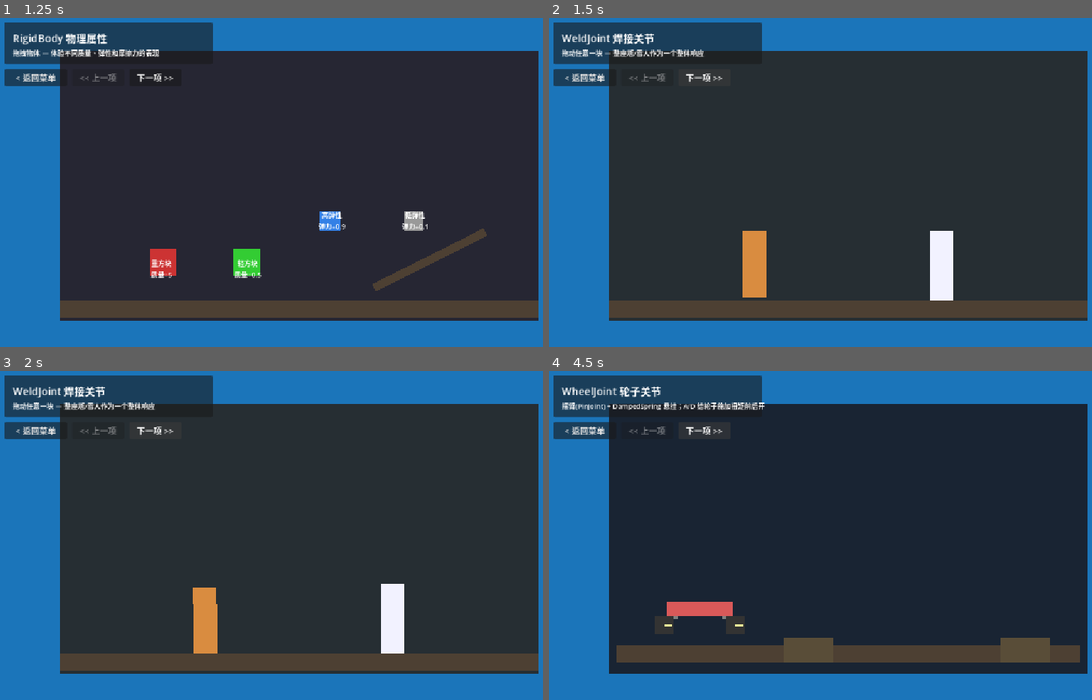
Above: before the commit, frames 1-4 (two rows, left to right).
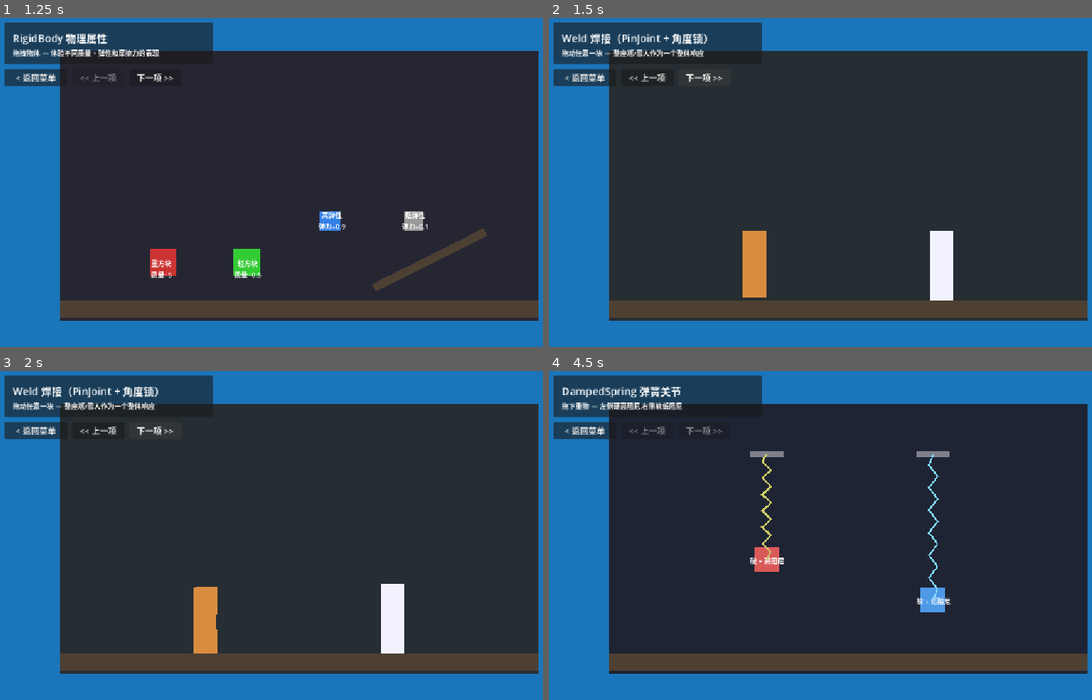
Above: after the commit, the same moments.

Repository: xuxiao305/Godot001
Game: Godot game, scene res://Scenes/Demos/demo_menu.tscn
Same seed, same stepped clock (60 frames per second), same inputs: the game is played once before the commit and once after it.
Inputs (mouse positions are in pixels of both pictures, inside the frame that each line leads up to):
- Up to frame 1 (1.25 s): click "2 - RigidBody 物理属性" at 0.5 s
- Up to frame 2 (1.5 s): click "下一项 >>" at 1.25 s
- Up to frame 3 (2 s): no input
- Up to frame 4 (4.5 s): click "下一项 >>" at 2 s; click (706, 430) at 2.75 s, where only the run before the commit has a clickable "下一项 >>"; click (706, 430) at 3.5 s, where only the run before the commit has a clickable "下一项 >>"; click (706, 430) at 4.25 s, where only the run before the commit has a clickable "下一项 >>"

Frame 1 is identical in both runs. In frame 2, 0.5% of the frame differs, in the area x 6-30%, y 4-20%; in frame 3, 0.6%; in frame 4, 7.8%, in the area x 2-100%, y 4-92%.

Commit message:
refactor(demos): switch next/prev scene wiring from PackedScene to @export_file path
Avoid cyclical ext_resource chains by exporting next_scene/prev_scene as
String paths (loaded via change_scene_to_file) instead of PackedScene refs.
Also folds in the Phase 2 WeldJoint2D -> PinJoint2D+angular_limit substitution
(godot-box2d does not register WeldJoint2D) and updates demo_rope_joint/
demo_weld_joint header comments to document the substitutions.

Diff:
--- a/Scenes/Demos/demo_rigid_body.tscn
+++ b/Scenes/Demos/demo_rigid_body.tscn
@@ -1,7 +1,6 @@
 [gd_scene format=3 uid="uid://dk37knufh3qra"]
 
 [ext_resource type="Script" uid="uid://qauu24hnkuwq" path="res://Scripts/Demos/demo_rigid_body.gd" id="1"]
-[ext_resource type="PackedScene" uid="uid://btslyfhq2x4kp" path="res://Scenes/Demos/demo_weld_joint.tscn" id="2"]
 
 [sub_resource type="RectangleShape2D" id="GroundShape"]
 size = Vector2(1152, 40)
@@ -29,7 +28,7 @@
 title = "RigidBody 物理属性"
 description = "拖拽物体 — 体验不同质量、弹性和摩擦力的表现"
 demo_index = 2
-next_scene = ExtResource("2")
+next_scene = "res://Scenes/Demos/demo_weld_joint.tscn"
 
 [node name="Camera2D" type="Camera2D" parent="." unique_id=95426530]
 position = Vector2(576, 324)
--- a/Scenes/Demos/demo_weld_joint.tscn
+++ b/Scenes/Demos/demo_weld_joint.tscn
@@ -1,8 +1,6 @@
-[gd_scene load_steps=7 format=3 uid="uid://btslyfhq2x4kp"]
+[gd_scene load_steps=5 format=3 uid="uid://btslyfhq2x4kp"]
 
 [ext_resource type="Script" path="res://Scripts/Demos/demo_weld_joint.gd" id="1"]
-[ext_resource type="PackedScene" uid="uid://dk37knufh3qra" path="res://Scenes/Demos/demo_rigid_body.tscn" id="2"]
-[ext_resource type="PackedScene" uid="uid://c7m2vfdgnxqr3" path="res://Scenes/Demos/demo_damped_spring.tscn" id="3"]
 
 [sub_resource type="RectangleShape2D" id="GroundShape"]
 size = Vector2(1152, 40)
@@ -18,11 +16,11 @@
 
 [node name="WeldJointDemo" type="Node2D"]
 script = ExtResource("1")
-title = "WeldJoint 焊接关节"
+title = "Weld 焊接（PinJoint + 角度锁）"
 description = "拖动任意一块 — 整座塔/雪人作为一个整体响应"
 demo_index = 3
-prev_scene = ExtResource("2")
-next_scene = ExtResource("3")
+prev_scene = "res://Scenes/Demos/demo_rigid_body.tscn"
+next_scene = "res://Scenes/Demos/demo_damped_spring.tscn"
 
 [node name="Camera2D" type="Camera2D" parent="."]
 position = Vector2(576, 324)
@@ -97,20 +95,23 @@
 offset_bottom = 20.0
 color = Color(0.85, 0.55, 0.25, 1)
 
-[node name="Weld1_2" type="WeldJoint2D" parent="."]
+[node name="Weld1_2" type="PinJoint2D" parent="."]
 position = Vector2(350, 540)
 node_a = NodePath("../Brick1")
 node_b = NodePath("../Brick2")
+angular_limit_enabled = true
 
-[node name="Weld2_3" type="WeldJoint2D" parent="."]
+[node name="Weld2_3" type="PinJoint2D" parent="."]
 position = Vector2(350, 500)
 node_a = NodePath("../Brick2")
 node_b = NodePath("../Brick3")
+angular_limit_enabled = true
 
-[node name="Weld3_4" type="WeldJoint2D" parent="."]
+[node name="Weld3_4" type="PinJoint2D" parent="."]
 position = Vector2(350, 460)
 node_a = NodePath("../Brick3")
 node_b = NodePath("../Brick4")
+angular_limit_enabled = true
 
 [node name="Snow1" type="RigidBody2D" parent="."]
 position = Vector2(800, 560)
@@ -145,12 +146,14 @@
 offset_bottom = 28.0
 color = Color(0.95, 0.95, 1.0, 1)
 
-[node name="WeldS1_2" type="WeldJoint2D" parent="."]
+[node name="WeldS1_2" type="PinJoint2D" parent="."]
 position = Vector2(800, 532)
 node_a = NodePath("../Snow1")
 node_b = NodePath("../Snow2")
+angular_limit_enabled = true
 
-[node name="WeldS2_3" type="WeldJoint2D" parent="."]
+[node name="WeldS2_3" type="PinJoint2D" parent="."]
 position = Vector2(800, 476)
 node_a = NodePath("../Snow2")
 node_b = NodePath("../Snow3")
+angular_limit_enabled = true
--- a/Scripts/Demos/demo_level.gd
+++ b/Scripts/Demos/demo_level.gd
@@ -8,8 +8,8 @@
 @export var title: String = "Demo"                 ## Demo 名称
 @export var description: String = ""               ## 单行说明
 @export var demo_index: int = 0                    ## 在 Demo 序列中的序号
-@export var next_scene: PackedScene                ## 下一个 Demo 场景
-@export var prev_scene: PackedScene                ## 上一个 Demo 场景
+@export_file("*.tscn") var next_scene: String = ""  ## 下一个 Demo 场景路径（用字符串而非 PackedScene，避免循环 ext_resource）
+@export_file("*.tscn") var prev_scene: String = ""  ## 上一个 Demo 场景路径
 
 # --------- PRIVATE VARIABLES ---------- #
 
@@ -82,7 +82,7 @@
 	prev_btn.position = Vector2(140, 100)
 	prev_btn.size = Vector2(100, 32)
 	prev_btn.pressed.connect(_on_prev_pressed)
-	prev_btn.disabled = (prev_scene == null)
+	prev_btn.disabled = (prev_scene == "")
 	_ui_canvas.add_child(prev_btn)
 
 	var next_btn := Button.new()
@@ -90,7 +90,7 @@
 	next_btn.position = Vector2(250, 100)
 	next_btn.size = Vector2(100, 32)
 	next_btn.pressed.connect(_on_next_pressed)
-	next_btn.disabled = (next_scene == null)
+	next_btn.disabled = (next_scene == "")
 	_ui_canvas.add_child(next_btn)
 
 # --------- MOUSE DRAG ---------- #
@@ -126,14 +126,12 @@
 	_load_scene("res://Scenes/Demos/demo_menu.tscn")
 
 func _on_prev_pressed() -> void:
-	if prev_scene != null:
-		get_tree().change_scene_to_packed(prev_scene)
+	if prev_scene != "":
+		get_tree().change_scene_to_file(prev_scene)
 
 func _on_next_pressed() -> void:
-	if next_scene != null:
-		get_tree().change_scene_to_packed(next_scene)
+	if next_scene != "":
+		get_tree().change_scene_to_file(next_scene)
 
 func _load_scene(path: String) -> void:
-	var packed := load(path) as PackedScene
-	if packed != null:
-		get_tree().change_scene_to_packed(packed)
+	get_tree().change_scene_to_file(path)
--- a/Scripts/Demos/demo_rope_joint.gd
+++ b/Scripts/Demos/demo_rope_joint.gd
@@ -1,4 +1,6 @@
-# RopeJoint Demo —— 展示绳索的长度约束（拉到极限才生效）
+# Chain Demo —— 用 PinJoint2D 串联演示刚性摆锤 + 多段链条
+# (godot-box2d 未注册 RopeJoint2D 类；"绳索"的"可松弛"语义无法用内置 Joint 表达，
+#  这里用刚性链条作为最接近的替代演示)
 extends DemoLevel
 
 
--- a/Scripts/Demos/demo_weld_joint.gd
+++ b/Scripts/Demos/demo_weld_joint.gd
@@ -1,4 +1,5 @@
-# WeldJoint Demo —— 展示多个刚体被焊接成一个整体
+# Weld Demo —— 用 PinJoint2D + angular_limit_enabled 锁住相对旋转，等效于焊接
+# (godot-box2d 未注册 WeldJoint2D 类，只能用此方案近似)
 extends DemoLevel
 
 
